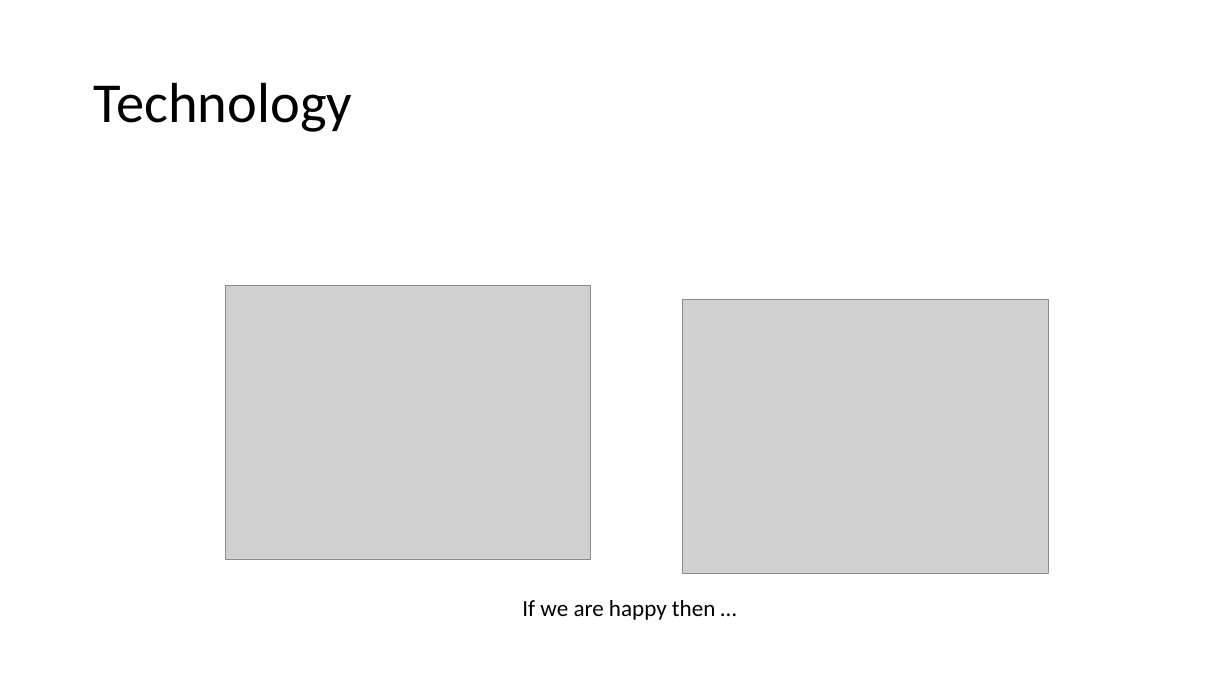
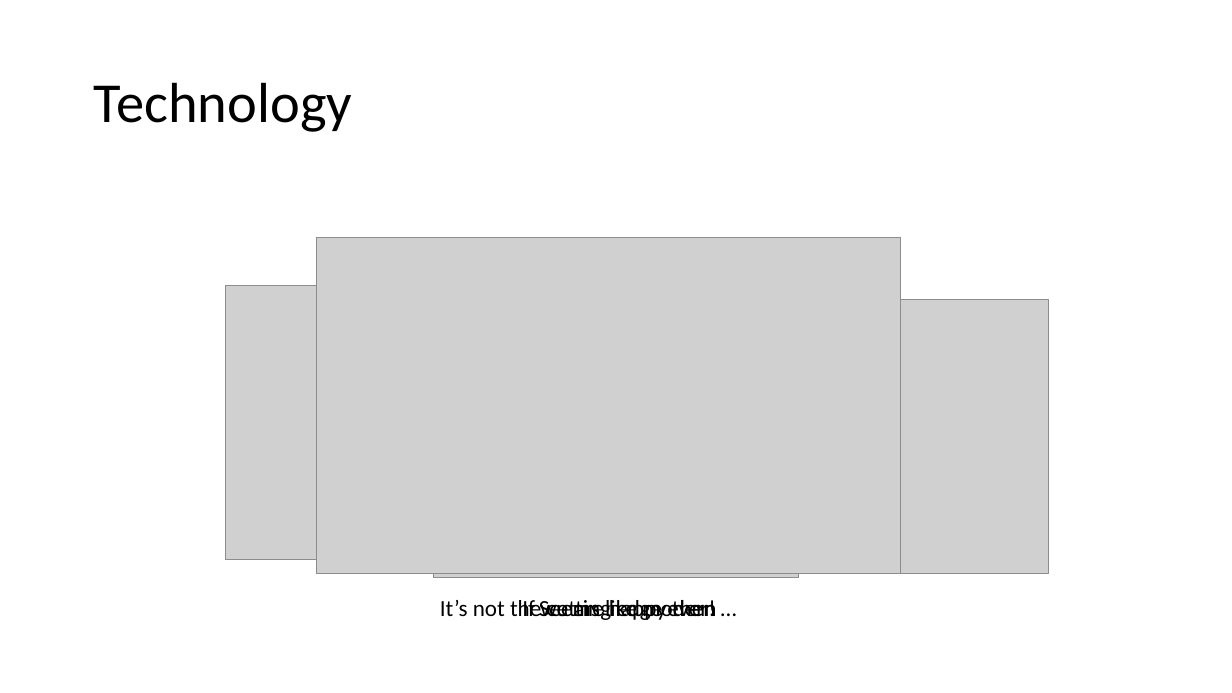
Before and after one commit to accorddeveloper/ASP.NET-MVC-Bootstrapper-Installed-Example, a slide deck: slide 5 of ASP.NET Presentation_2.pptx (slide 7 before the commit). Drawn at 1232x693 pixels with LibreOffice and Linux fonts; fonts in the diff are those of the drawing; grey boxes stand for pictures. Boxes give left, top, right and bottom in pixels: in the first picture for what was removed or moved away, otherwise in the second. Text is boxed around its words. In the diff, an @@ line names an element or a change of style, - is before the commit and + after.

```diff
--- a/ASP.NET Presentation_2.pptx
+++ b/ASP.NET Presentation_2.pptx
@@ picture added at <box>317,238,901,573</box> @@
@@ picture added at <box>433,242,799,578</box> @@
@@ text added at <box>440,600,716,620</box>, 18 pt, text #000000 @@
+It’s not the cutting edge ever!
@@ text added at <box>539,600,716,620</box>, 18 pt, text #000000 @@
+Seems like modern
```
Also in this commit, not shown: 4 other slides changed, 1 slide added, 5 slides removed, 19 other files.
